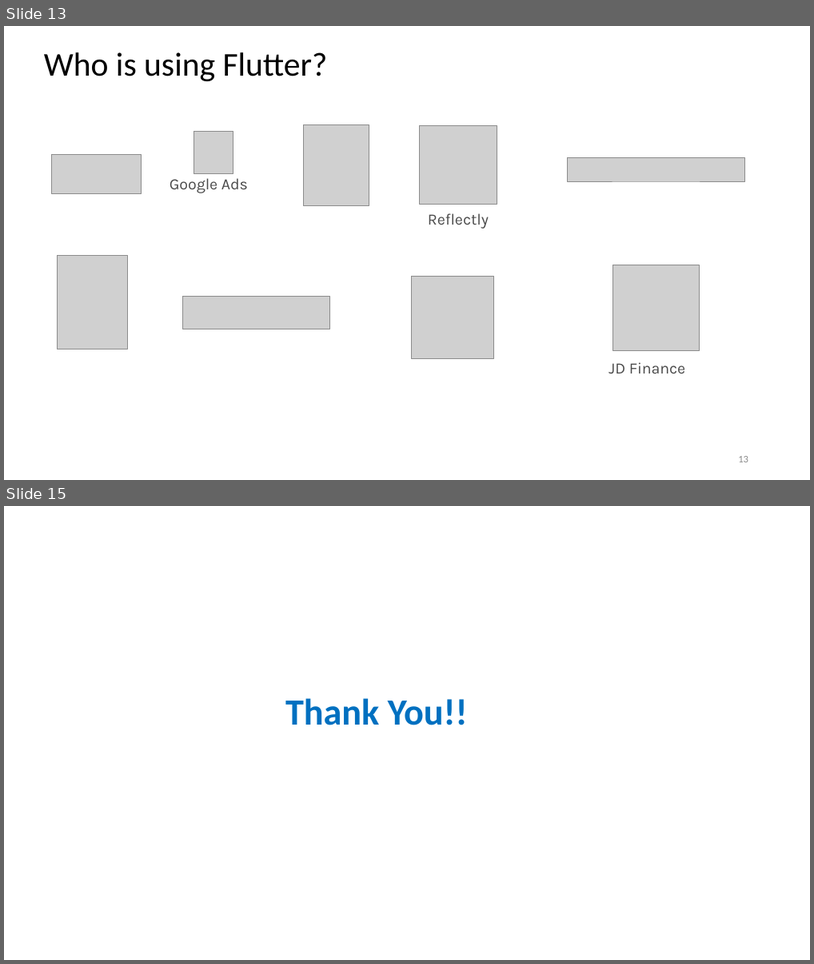
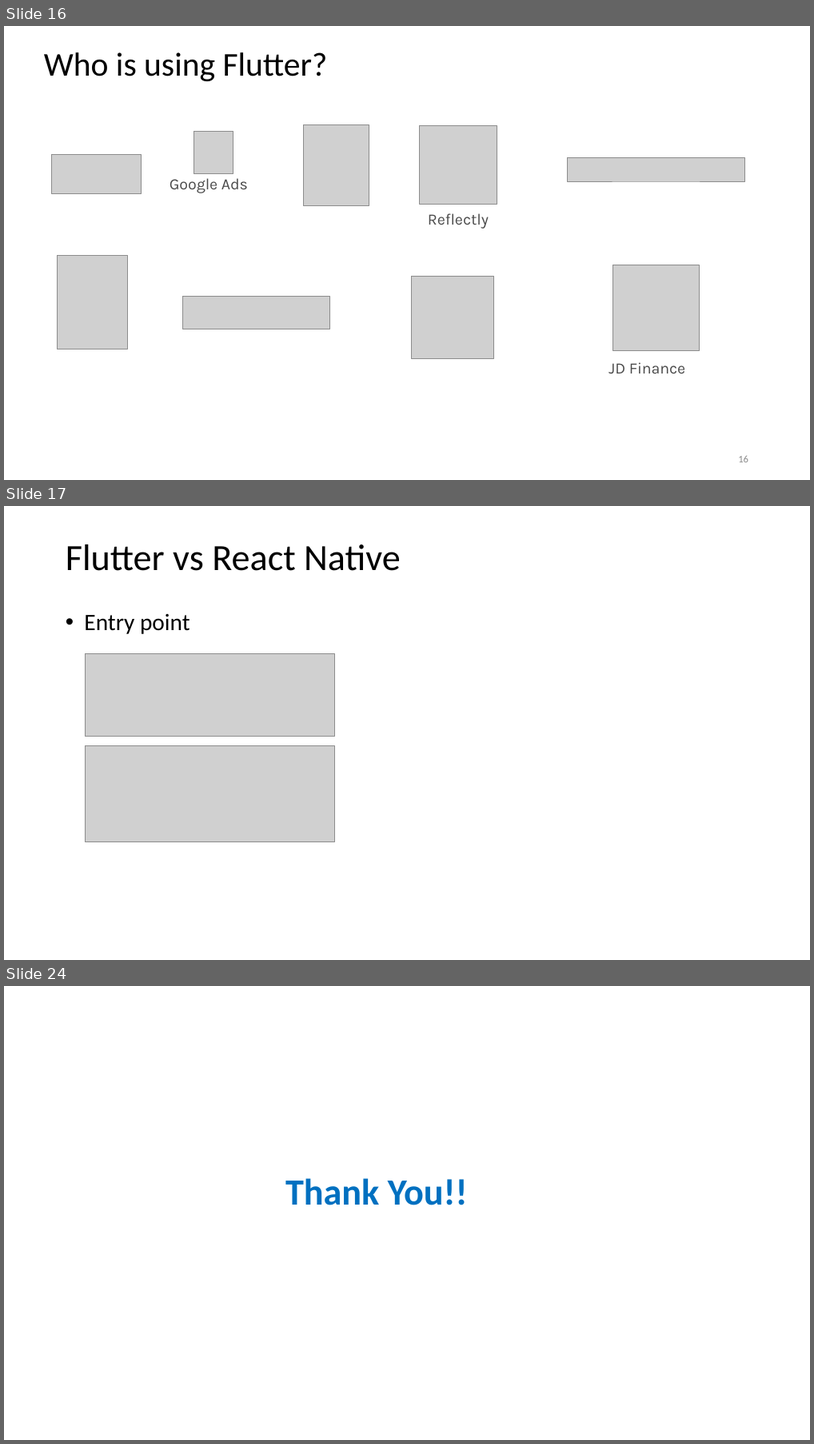
Before and after one commit to Anjy123/Flutter, a slide deck: Flutter features.pptx. Shown one above the other, each under a label of ours: slides 13 and 15 before the commit, slides 16, 17 and 24 after it; the slides between them are not shown. The pictures are 814x964 and 814x1444 pixels, drawn with LibreOffice and Linux fonts; fonts in the diff are those of the drawing; grey boxes stand for pictures. Boxes give left, top, right and bottom in pixels: in the first picture for what was removed or moved away, otherwise in the second. Text is boxed around its words. In the diff, an @@ line names an element or a change of style, - is before the commit and + after.

```diff
--- a/Flutter features.pptx
+++ b/Flutter features.pptx
@@ slide 17 added at box(4, 506, 810, 960), background #FFFFFF @@
@@ title added at box(66, 544, 401, 571), 44 pt, text #000000 @@
+Flutter vs React Native
@@ text added at box(84, 614, 190, 634), 28 pt, text #000000 @@
+• Entry point
@@ picture added at box(85, 654, 334, 736) @@
@@ picture added at box(85, 745, 334, 842) @@
@@ what was slide 13 is now slide 16 @@
@@ page number at box(738, 455, 749, 462): text changed @@
-13
+16
@@ what was slide 15 is now slide 24 @@
```
Also in this commit, not shown: 4 slides changed, 9 other slides added, 1 slide removed.
